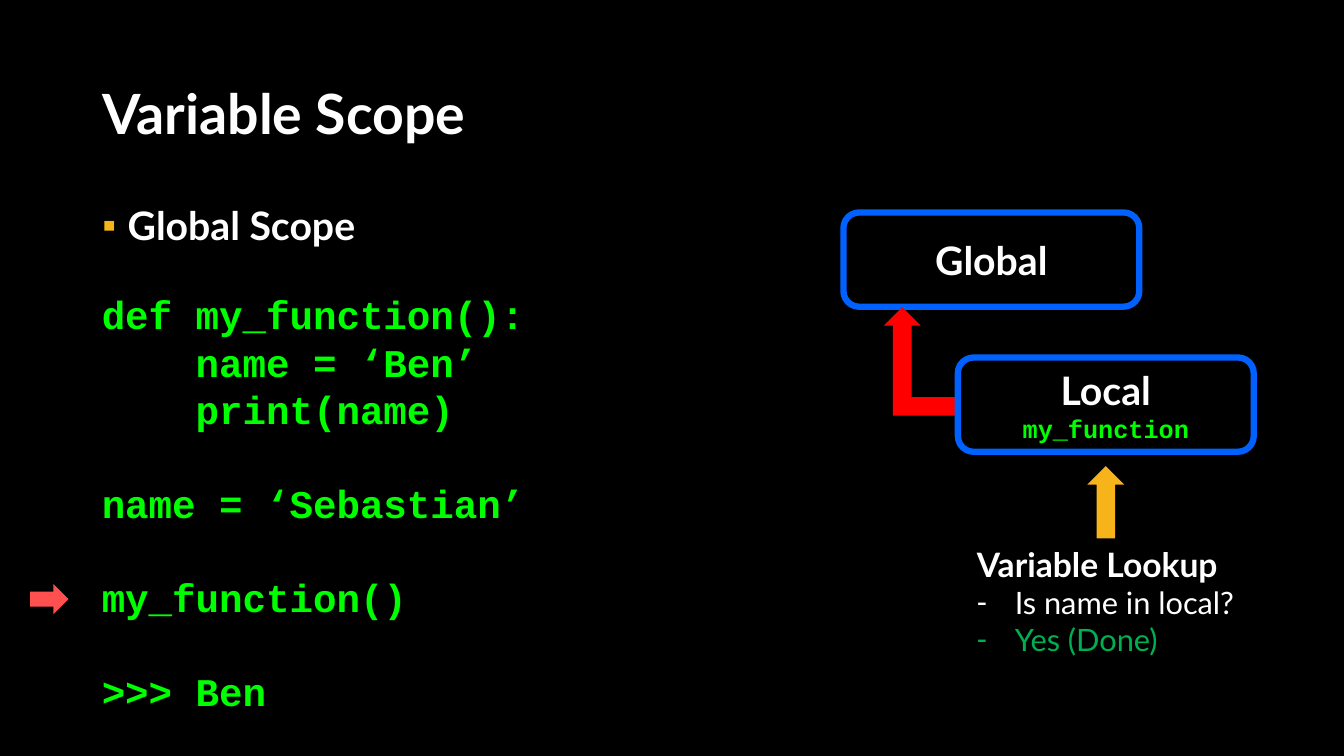
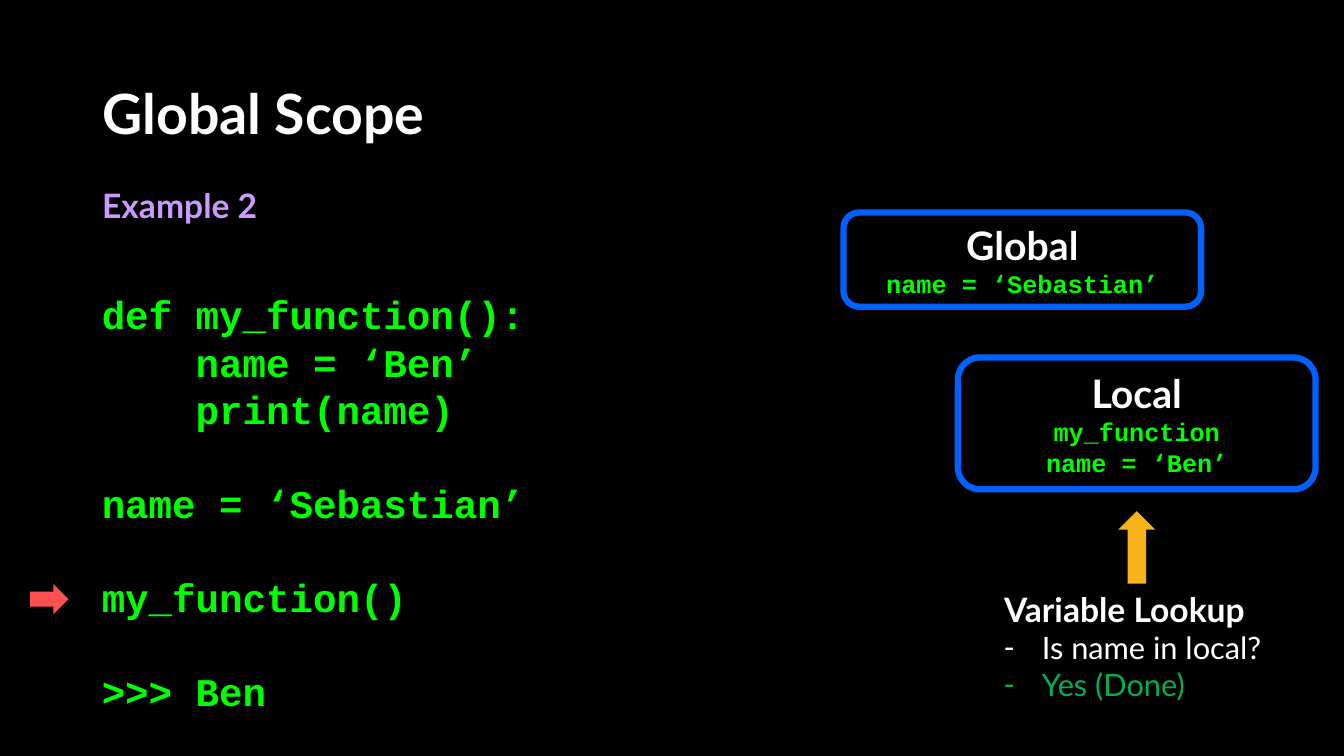
Before and after one commit to APS106/APS106-winter-2024-kinsella-goodfellow, a slide deck: slide 53 of lectures/week2/lecture2/slides/week2_lecture2.pptx (slide 28 before the commit). Drawn at 1344x756 pixels with LibreOffice and Linux fonts; fonts in the diff are those of the drawing; background and template pictures are left out. Boxes give left, top, right and bottom in pixels: in the first picture for what was removed or moved away, otherwise in the second. Text is boxed around its words. In the diff, an @@ line names an element or a change of style, - is before the commit and + after.

```diff
--- a/lectures/week2/lecture2/slides/week2_lecture2.pptx
+++ b/lectures/week2/lecture2/slides/week2_lecture2.pptx
@@ title at [102, 92, 424, 144]: text changed @@
-Variable Scope
+Global Scope
@@ text added at [102, 193, 257, 224], 24 pt, text #CC99FF, bold @@
+Example 2
@@ text removed at [128, 211, 356, 247] @@
-▪ Global Scope
@@ rounded rectangle "Global": place and size @@
-rounded rectangle "Global" at [844, 213, 1140, 308]
+rounded rectangle "Global" at [844, 213, 1202, 308]
@@ text in rounded rectangle at [886, 274, 1158, 294]: paragraph added @@
+name = ‘Sebastian’
@@ bent up arrow removed at [884, 308, 959, 416] @@
@@ rounded rectangle "Local": place and size @@
-rounded rectangle "Local" at [958, 358, 1254, 453]
+rounded rectangle "Local" at [958, 358, 1316, 490]
@@ text in rounded rectangle at [1046, 453, 1228, 473]: paragraph added @@
+name = ‘Ben’
@@ down arrow: place and size @@
-down arrow at [1088, 466, 1125, 538]
+down arrow at [1118, 511, 1155, 584]
@@ text "Variable Lookup": place and size @@
-text "Variable Lookup" at [977, 552, 1234, 656]
+text "Variable Lookup" at [1004, 597, 1261, 700]
```
Also in this commit, not shown: 30 other slides changed, 13 slides added, 1 slide removed, 6 other files.
